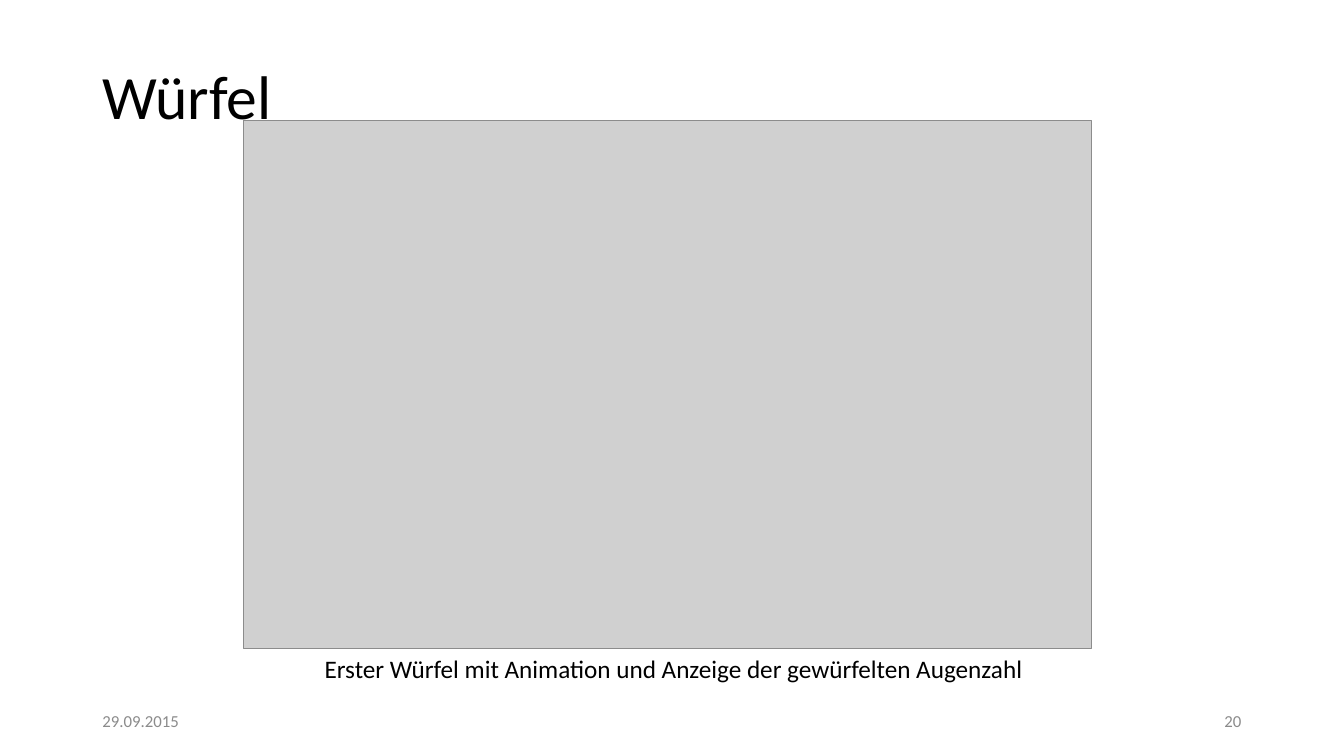
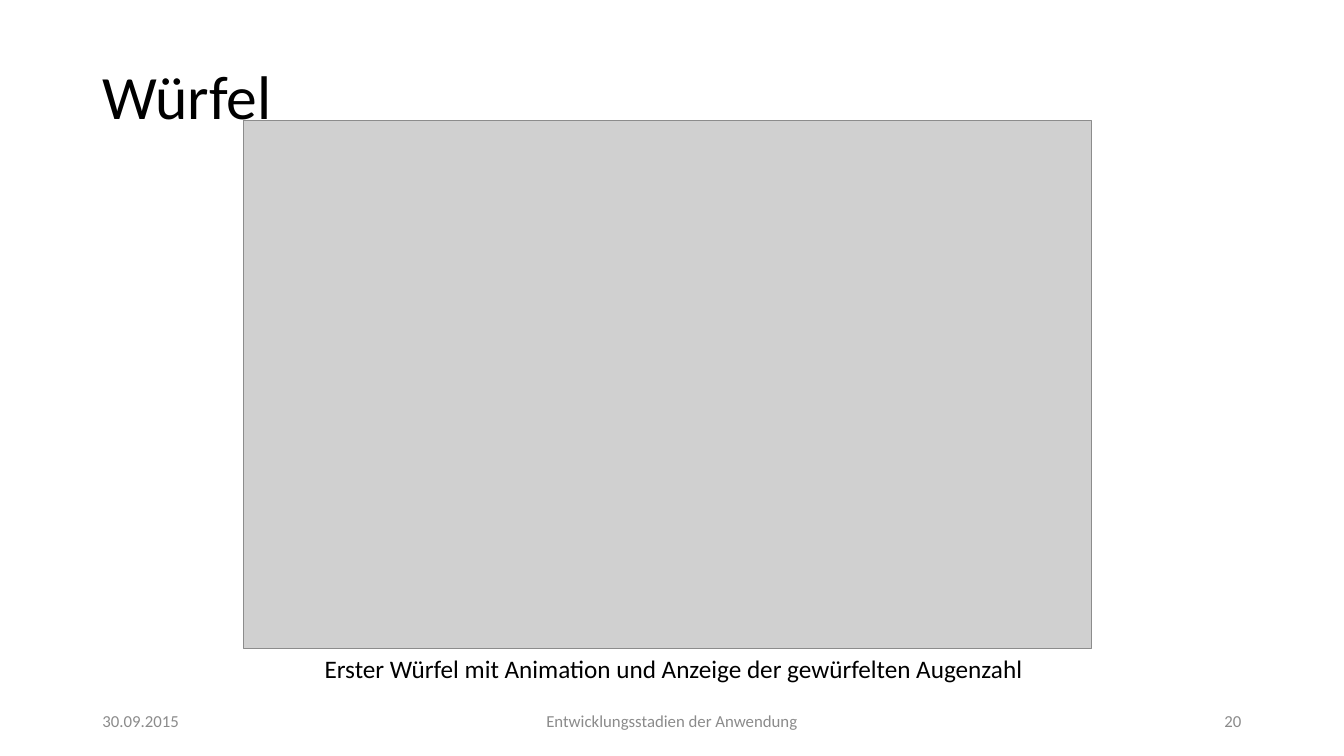
Before and after one commit to lukasleitsch/mensch-aergere-dich-nicht, a slide deck: slide 20 of Finale Präsentation.pptx. Drawn at 1344x756 pixels with LibreOffice and Linux fonts; fonts in the diff are those of the drawing; grey boxes stand for pictures. Boxes give left, top, right and bottom in pixels: in the first picture for what was removed or moved away, otherwise in the second. Text is boxed around its words. In the diff, an @@ line names an element or a change of style, - is before the commit and + after.

```diff
--- a/Finale Präsentation.pptx
+++ b/Finale Präsentation.pptx
@@ text at [102,716,178,727]: text changed @@
-29.09.2015
+30.09.2015
@@ text added at [546,715,797,730], 12 pt, text #8C8C8C @@
+Entwicklungsstadien der Anwendung
```
Also in this commit, not shown: 21 other slides changed.
